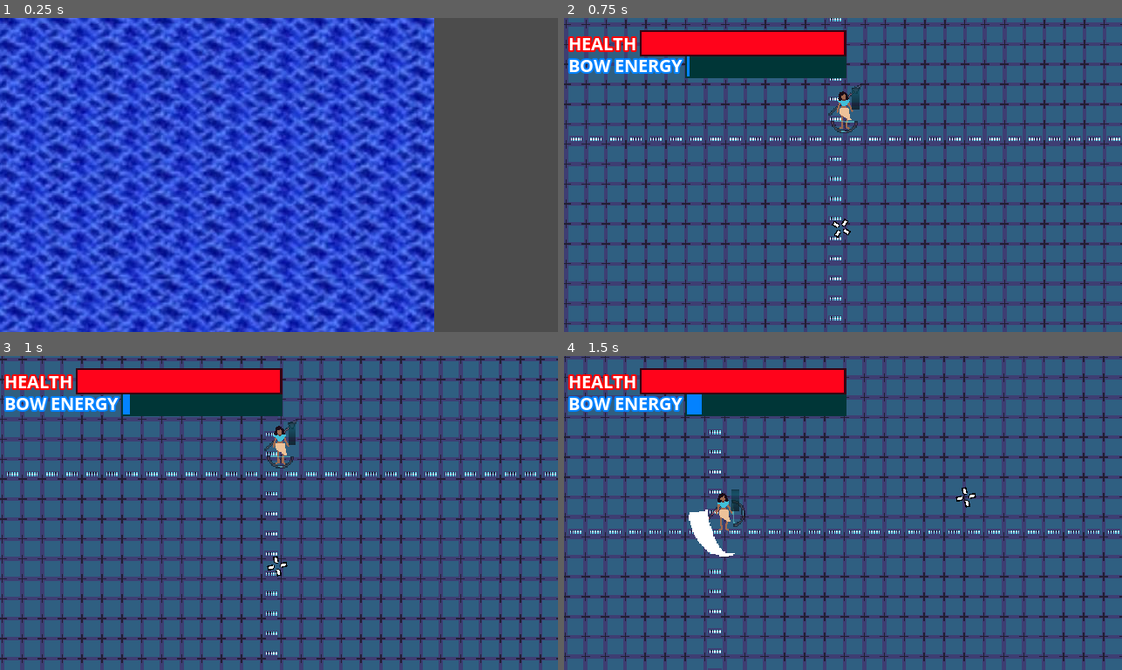
Above: before the commit, frames 1-4 (two rows, left to right).
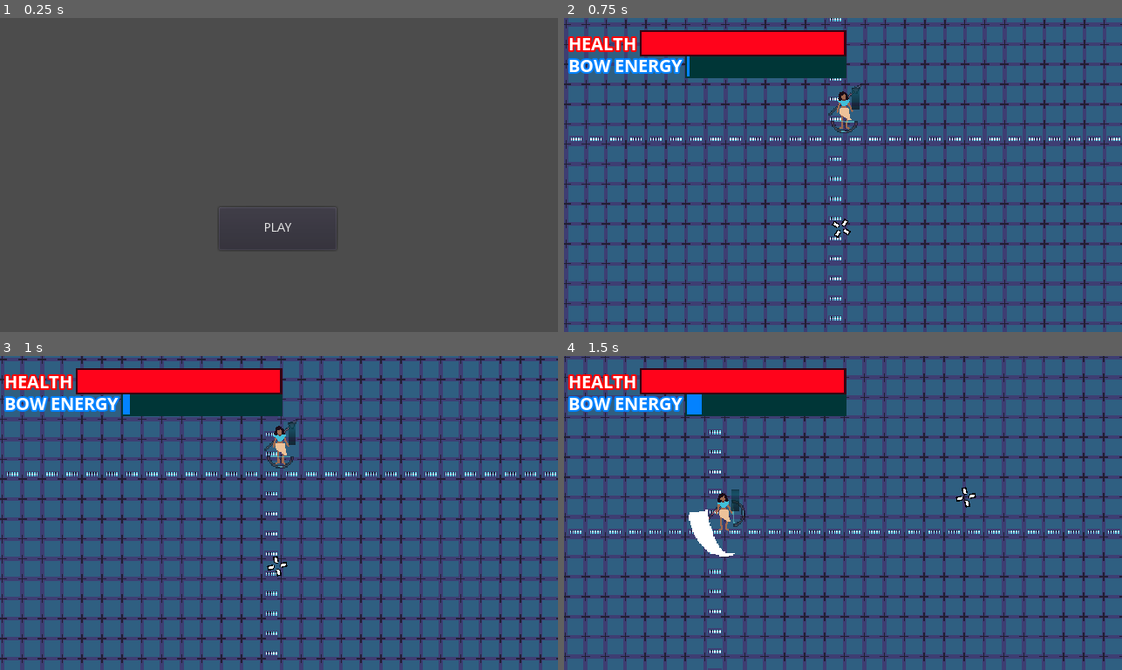
Above: after the commit, the same moments.

Repository: NatePlays95/Amazon-Crash
Game: Godot game, scene res://scenes/TitleScene.tscn
The game is run twice, just before and just after one commit, with the same random seed, the same clock (stepped at 60 frames per second) and the same inputs. The engine's default icon, where the game draws it, is replaced by a stand-in: a white triangle on a blue panel in a dark square.
Inputs (mouse positions are in pixels of both pictures, inside the frame that each line leads up to):
- Up to frame 1 (0.25 s): no input
- Up to frame 2 (0.75 s): click "PLAY" at 0.5 s
- Up to frame 3 (1 s): no input
- Up to frame 4 (1.5 s): tap Enter at 1.25 s; move the mouse to (965, 497) at 1.27 s; press the mouse at (965, 497) at 1.28 s; hold D (move_right) from 1.28 s (still down)

The runs differ from the first frame. In frame 1, 78% of the frame differs, in the area x 0-78%, y 0-100%; in frame 2, nothing differs; in frame 3, nothing differs; in frame 4, nothing differs.

Commit message:
removed unused assets

Diff:
--- a/scenes/TitleScene.tscn
+++ b/scenes/TitleScene.tscn
@@ -1,9 +1,8 @@
-[gd_scene load_steps=5 format=2]
+[gd_scene load_steps=4 format=2]
 
 [ext_resource path="res://scenes/TitleScene.gd" type="Script" id=1]
 [ext_resource path="res://img/characters/debug.png" type="Texture" id=2]
 [ext_resource path="res://img/characters/player.png" type="Texture" id=3]
-[ext_resource path="res://img/characters/7JU41IB.jpg" type="Texture" id=4]
 
 [node name="Title" type="Node"]
 script = ExtResource( 1 )
@@ -20,8 +19,8 @@
 text = "PLAY"
 
 [node name="7ju41ib" type="Sprite" parent="Control"]
+visible = false
 position = Vector2( -123, 165 )
-texture = ExtResource( 4 )
 
 [node name="Player" type="Sprite" parent="Control/7ju41ib"]
 position = Vector2( -109, -329 )
--- a/scenes/characters/bosses/boss1/Boss1Jump1.gd
+++ b/scenes/characters/bosses/boss1/Boss1Jump1.gd
@@ -13,8 +13,6 @@
 	print_debug("started_jump")
 	jump_time = 0
 	boss.anim_player.play("jump1")
-
-
 
 func physics_update(_dt) -> void:
 	if jump_time > 0:
Binary file removed: img/characters/7JU41IB.jpg
Not shown, removed: img/characters/7JU41IB.jpg.import
